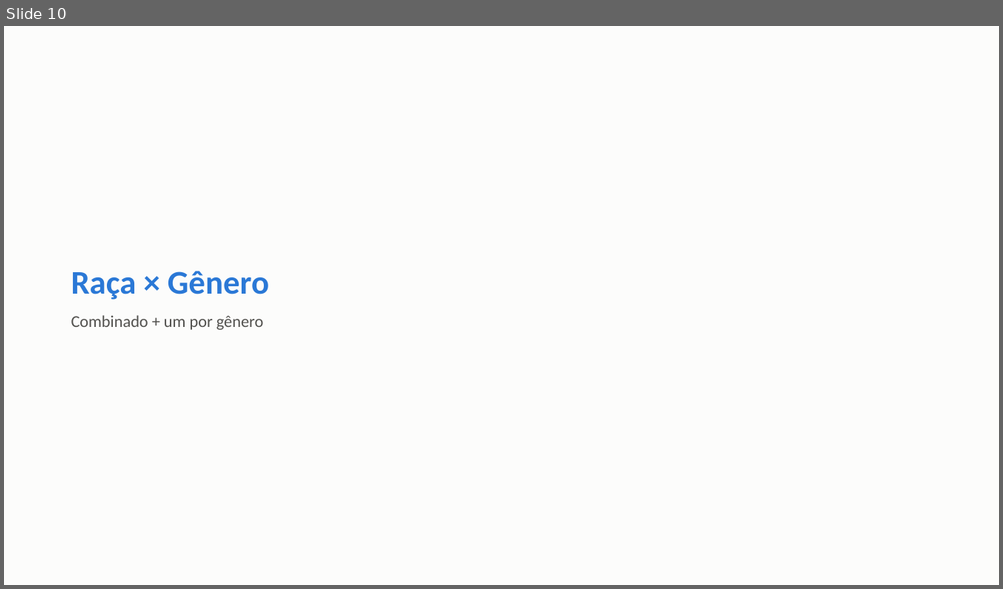
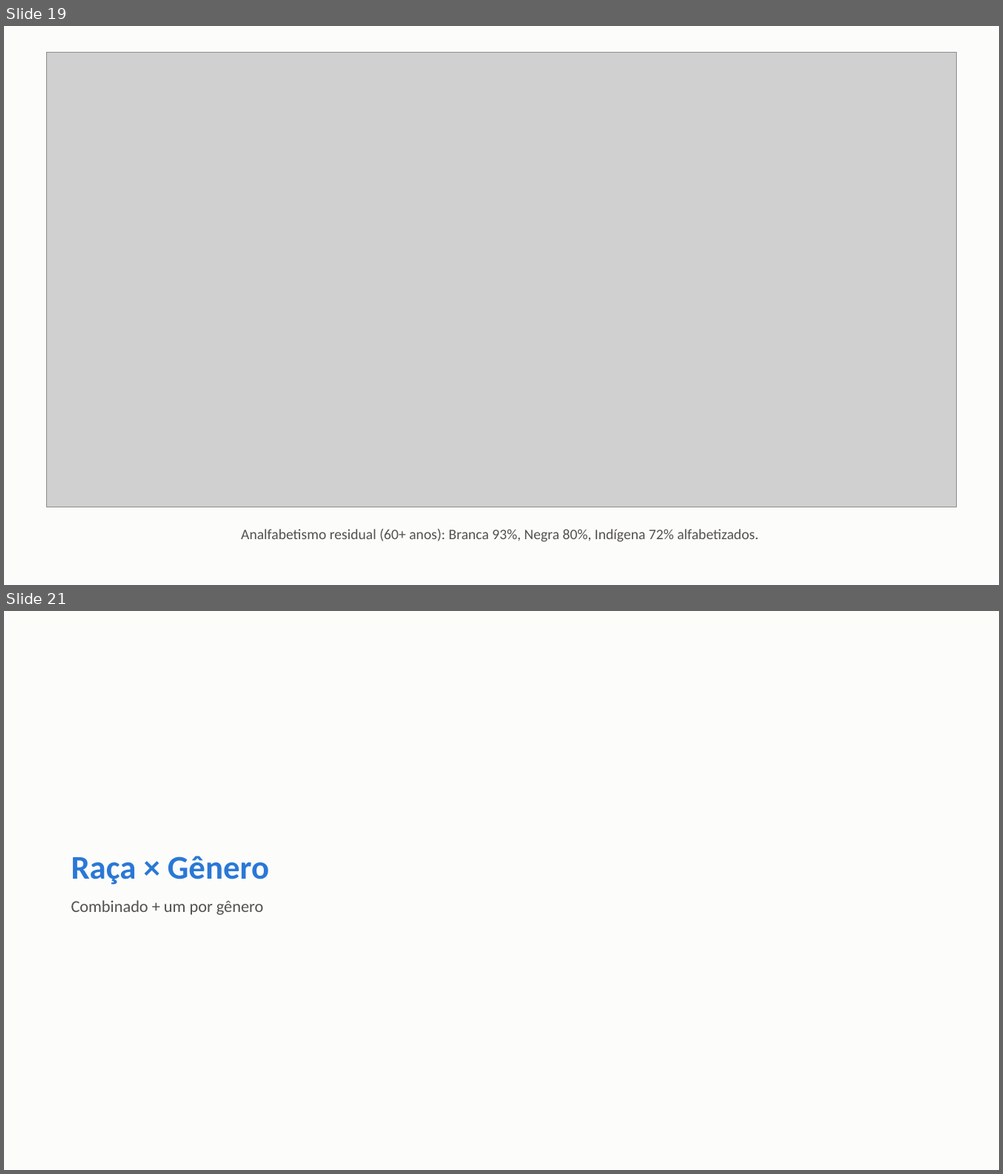
Before and after one commit to FelipeSantanaJ/Hub-Racial-Brasil, a slide deck: docs/Datahub_Racial_Brasil_Fase1.pptx. Shown one above the other, each under a label of ours: slide 10 before the commit, slides 19 and 21 after it; the slides between them are not shown. The pictures are 1003x589 and 1003x1174 pixels, drawn with LibreOffice and Linux fonts; fonts in the diff are those of the drawing; grey boxes stand for pictures. Boxes give left, top, right and bottom in pixels: in the first picture for what was removed or moved away, otherwise in the second. Text is boxed around its words. In the diff, an @@ line names an element or a change of style, - is before the commit and + after.

Commit message:
Aprofunda a Fase 1: Oaxaca-Blinder, hiato regional, segregação, quebra estrutural
Aplica teste de significância formal ao resíduo da decomposição do hiato
Branca-Negra via regressão (Oaxaca-Blinder + RIF por quantil, novas funções
em pnadc_core.py, validadas com dado sintético) — resíduo de +22% (p<0,001),
convergindo com os 24% da padronização direta. Descobre um padrão em U: o
hiato residual é menor na mediana (~15%) e maior na base (~31%) e no topo
(~36%) da distribuição de renda.

Adiciona: hiato racial por Região (Welch), índice de segregação ocupacional
de Duncan, teste de quebra estrutural (tipo Chow) nos 3 eventos já mapeados
(reforma trabalhista, reforma da previdência, recessão 2015-16) — os 3
significativos. Traz 4 variáveis novas da PNAD: informalidade/carteira
assinada, renda por hora (mostra que o hiato não vem de jornada menor),
alfabetização (60+) e desalento entre quem está fora da força de trabalho.

Corrige um bug real de decodificação (VD4009 zero-padded, dava NULL
silencioso) e descarta frequência escolar (V3014) por cobertura amostral
não explicada (~6-8%, não bate com rotação de painel nem com V3001).

53 gráficos (era 44), apresentação com 69 slides (era 58).

```diff
--- a/docs/Datahub_Racial_Brasil_Fase1.pptx
+++ b/docs/Datahub_Racial_Brasil_Fase1.pptx
@@ slide 19 added at box(4, 26, 999, 585), background #FCFCFB @@
@@ picture added at box(46, 52, 957, 507) @@
@@ text added at box(241, 529, 758, 543), 14 pt, text #52514E @@
+Analfabetismo residual (60+ anos): Branca 93%, Negra 80%, Indígena 72% alfabetizados.
@@ what was slide 10 is now slide 21 @@
```
Also in this commit, not shown: 10 other slides added, 34 other files.
